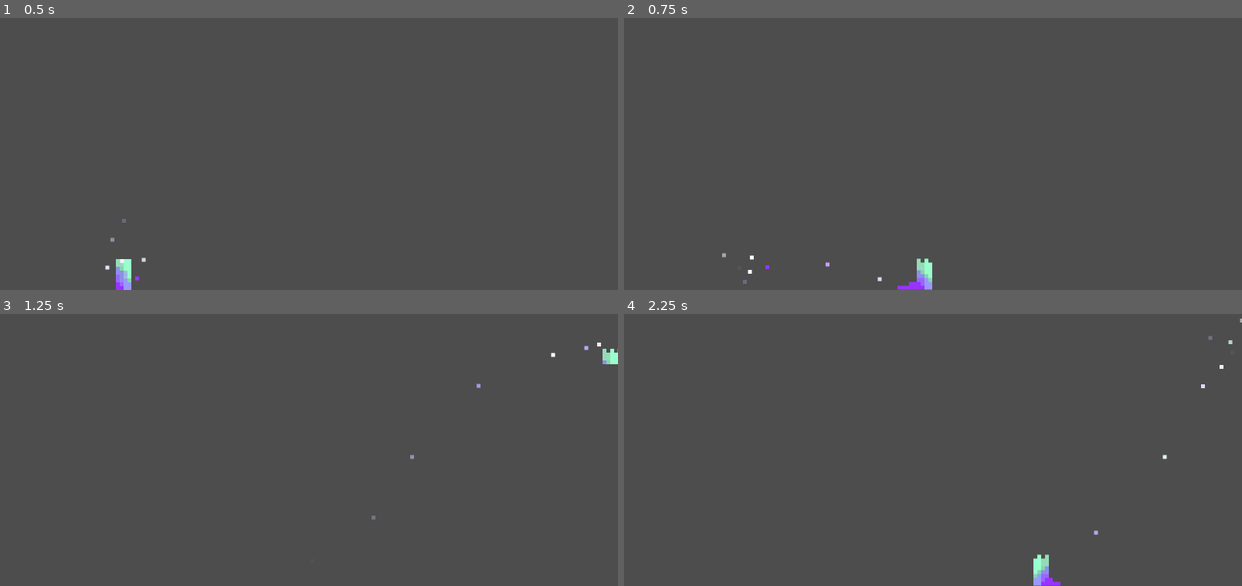
Above: before the commit, frames 1-4 (two rows, left to right).
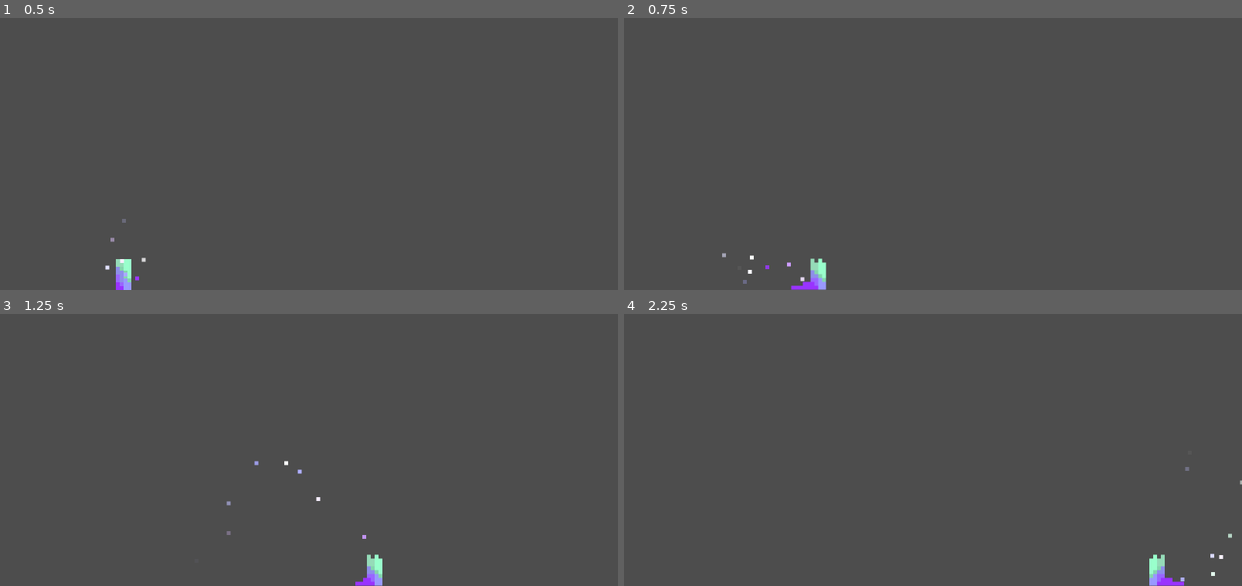
Above: after the commit, the same moments.

Repository: mu142857/Phage
Game: Godot game, scene res://levels/test/test.tscn
The game is run twice, just before and just after one commit, with the same random seed, the same clock (stepped at 60 frames per second) and the same inputs. The project has no main scene, so this scene is started directly.
Inputs:
- Up to frame 1 (0.5 s): no input
- Up to frame 2 (0.75 s): hold D (move_right) from 0.53 s (still down)
- Up to frame 3 (1.25 s): keep holding D (move_right); tap Space (jump) at 0.77 s
- Up to frame 4 (2.25 s): tap Space (jump) at 1.52 s; release D (move_right) at 2.03 s; hold A (move_left) from 2.03 s (still down)

Frame 1 is identical in both runs. In frame 2, 0.8% of the frame differs, in the area x 26-50%, y 88-100%; in frame 3, 0.6%; in frame 4, 0.8%, in the area x 66-100%, y 1-100%.

Commit message:
Update player data

Diff:
--- a/phage-0.0/entities/player/player.gd
+++ b/phage-0.0/entities/player/player.gd
@@ -9,9 +9,9 @@
 const MAX_HEALTH: int = 100
 const IDLE_TO_CONTRACT_TIME: float = 2.0  # seconds before auto-contract
 const INVINCIBLE_DURATION: float = 0.3
-const RUN_SPEED: float = 250.0
-const JUMP_SPEED: float = -320.0
-const MAX_JUMP_HOLD_TIME: float = 0.18
+const RUN_SPEED: float = 100.0
+const JUMP_SPEED: float = -200.0
+const MAX_JUMP_HOLD_TIME: float = 0.14
 const JUMP_HOLD_GRAVITY_MULTIPLIER: float = 0.35
 
 const STATE_NULL: int = 0
--- a/phage-0.0/entities/player/player.tscn
+++ b/phage-0.0/entities/player/player.tscn
@@ -837,8 +837,9 @@
 
 [node name="AnimatedSprite2D" type="AnimatedSprite2D" parent="." unique_id=2023249808]
 sprite_frames = SubResource("SpriteFrames_akixf")
-animation = &"Ball"
-frame_progress = 0.43208668
+animation = &"Sprint"
+frame = 4
+frame_progress = 1.0
 offset = Vector2(30, -24)
 
 [node name="CollisionNormal" type="CollisionShape2D" parent="." unique_id=1544803397]
